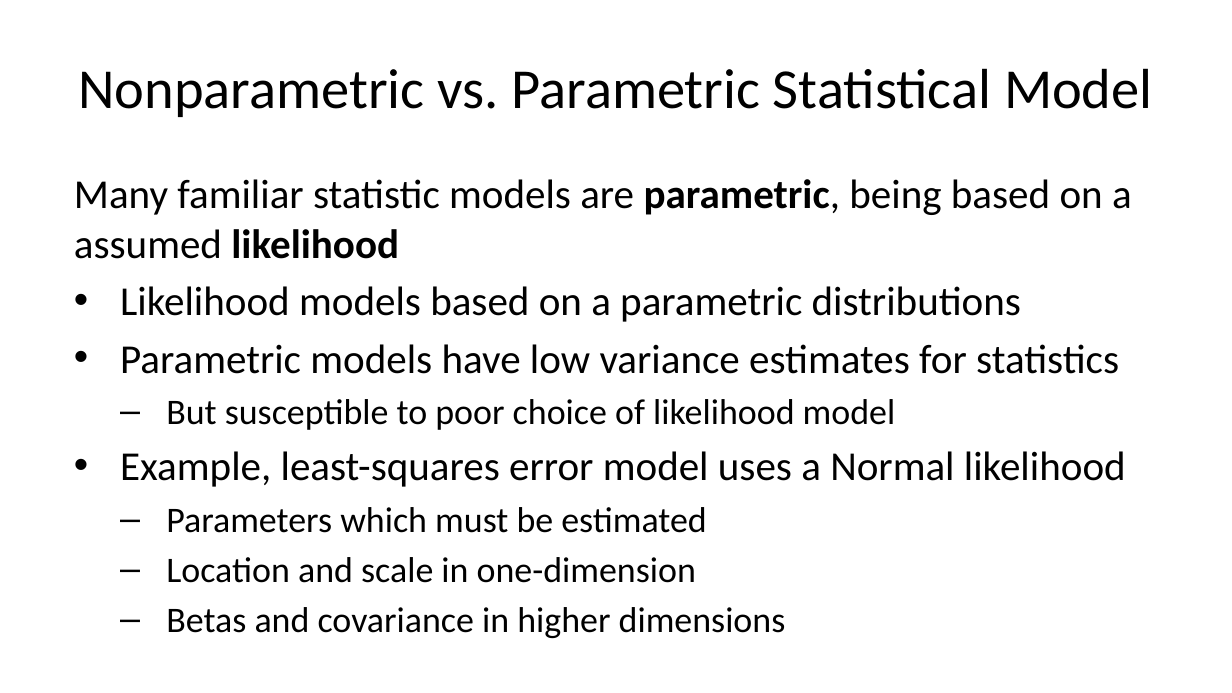
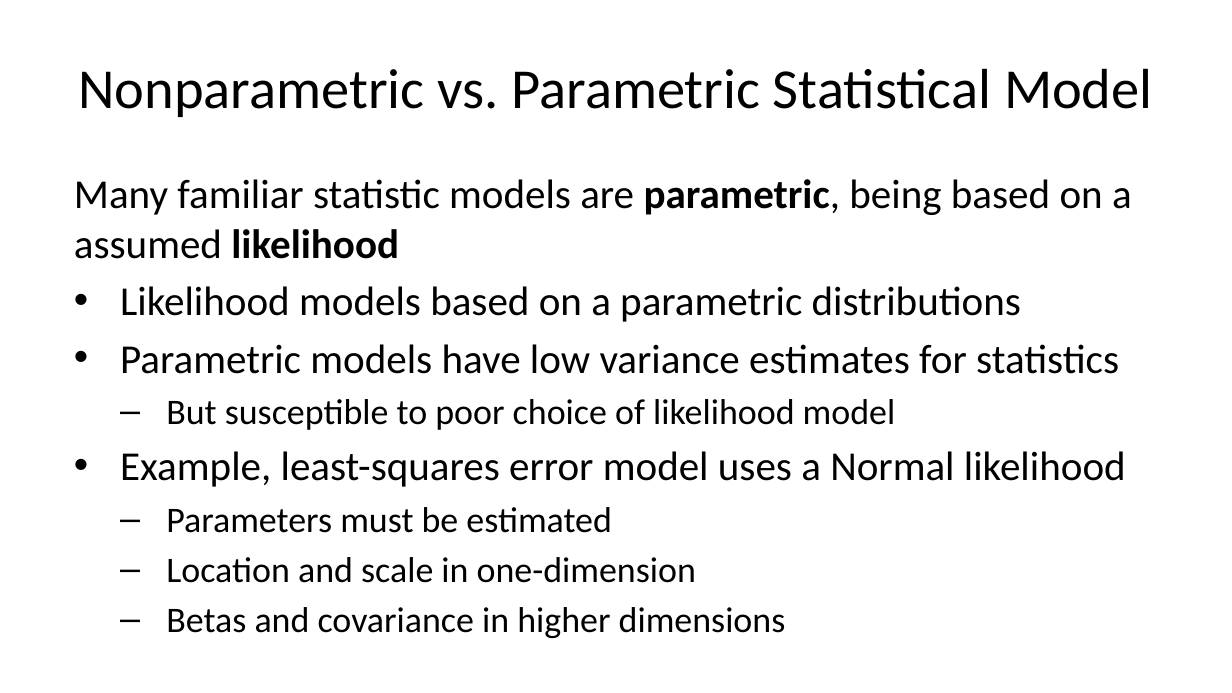
Before and after one commit to StephenElston/CSCI-E-83, a slide deck: slide 4 of LectureSlides/06b_IntroductionToBootstrap.pptx. Drawn at 1232x693 pixels with LibreOffice and Linux fonts; fonts in the diff are those of the drawing. Boxes give left, top, right and bottom in pixels: in the first picture for what was removed or moved away, otherwise in the second. Text is boxed around its words. In the diff, an @@ line names an element or a change of style, - is before the commit and + after.

```diff
--- a/LectureSlides/06b_IntroductionToBootstrap.pptx
+++ b/LectureSlides/06b_IntroductionToBootstrap.pptx
@@ text at [166,507,611,533]: text changed @@
-  – Parameters which must be estimated
+  – Parameters must be estimated
```
Also in this commit, not shown: 4 other slides changed.
